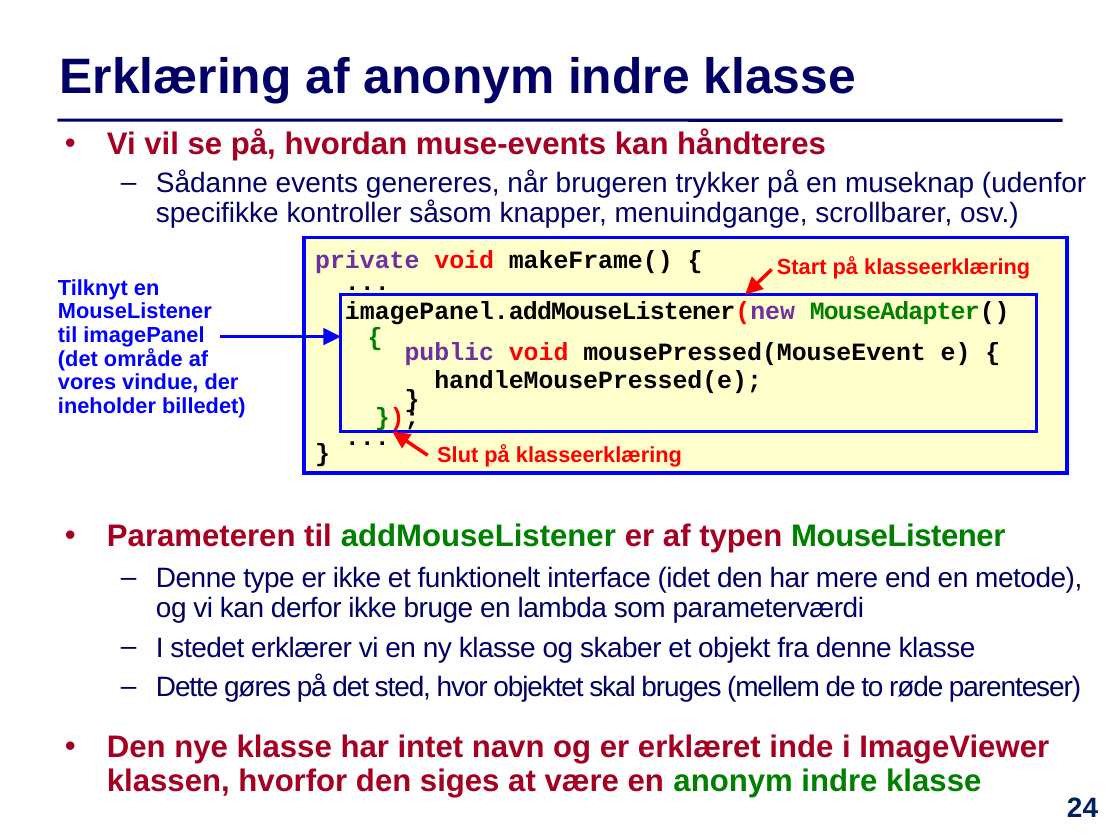
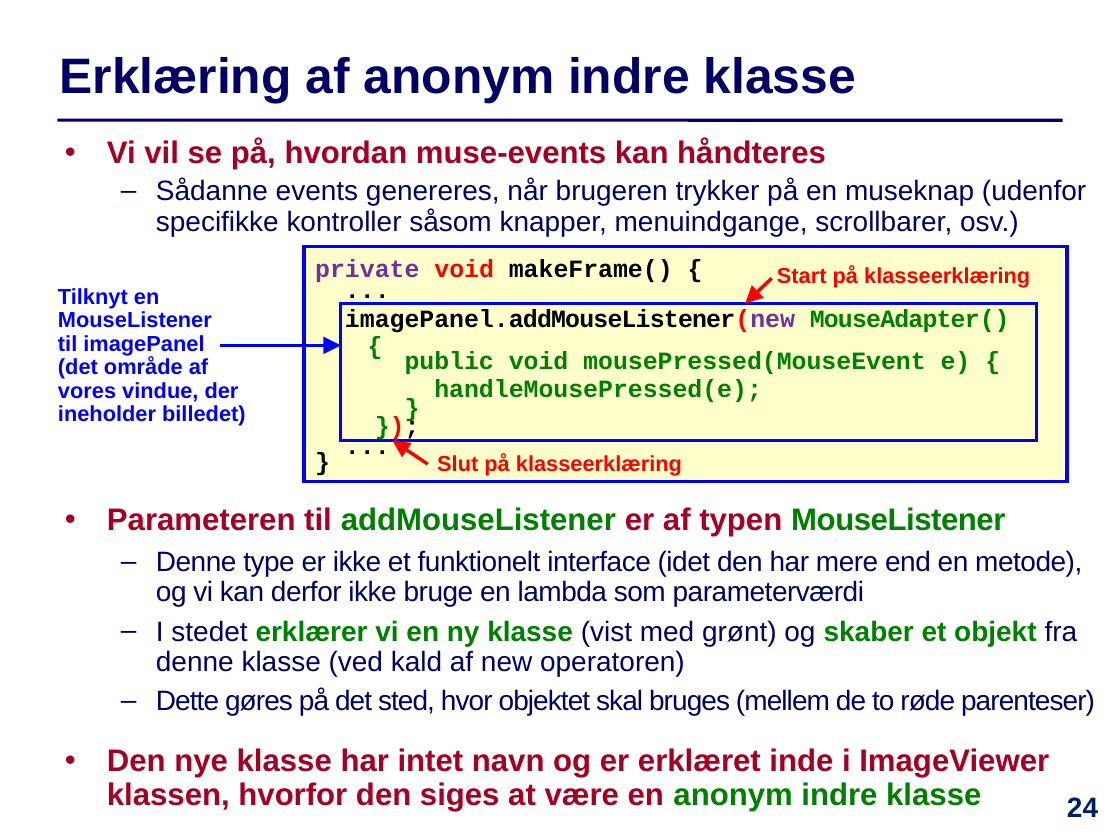
Before and after one commit to IntProgAU/Materiale, a slide deck: slide 24 of web/e24/uge_13/Slides-Uge13.pptx. Drawn at 1120x840 pixels with LibreOffice and Linux fonts; fonts in the diff are those of the drawing. Boxes give left, top, right and bottom in pixels: in the first picture for what was removed or moved away, otherwise in the second. Text is boxed around its words. In the diff, an @@ line names an element or a change of style, - is before the commit and + after.

```diff
--- a/web/e24/uge_13/Slides-Uge13.pptx
+++ b/web/e24/uge_13/Slides-Uge13.pptx
@@ 4 texts, 3 arrows, 2 rectangles moved together from (x1=58, y1=130, x2=1086, y2=473) to (x1=58, y1=139, x2=1086, y2=482) @@
@@ text in rectangle at (x1=345, y1=309, x2=1010, y2=402): text colour #000000 to #008000 in "MouseAdapter()", "mousePressed(MouseEvent e) {", "handleMousePressed(e);", "}"; text colour #7030A0 to #008000 in "public"; text colour #FF0000 to #008000 in "void" @@
@@ text "Parameteren til addMouseListener er af ..." moved from (x1=107, y1=523, x2=1082, y2=797) to (x1=107, y1=507, x2=1095, y2=811) @@
@@ text at (x1=156, y1=620, x2=1078, y2=676): text changed @@
-  – I stedet erklærer vi en ny klasse og skaber et objekt fra denne klasse
+  – I stedet erklærer vi en ny klasse (vist med grønt) og skaber et objekt fra denne klasse (ved kald af new operatoren)
@@ text at (x1=156, y1=689, x2=1095, y2=716): letter spacing -0.7 to -0.6 pt in "Dette gøres på det sted, hvor objektet ..." @@
```
Also in this commit, not shown: 3 other slides changed, 1 other file.
